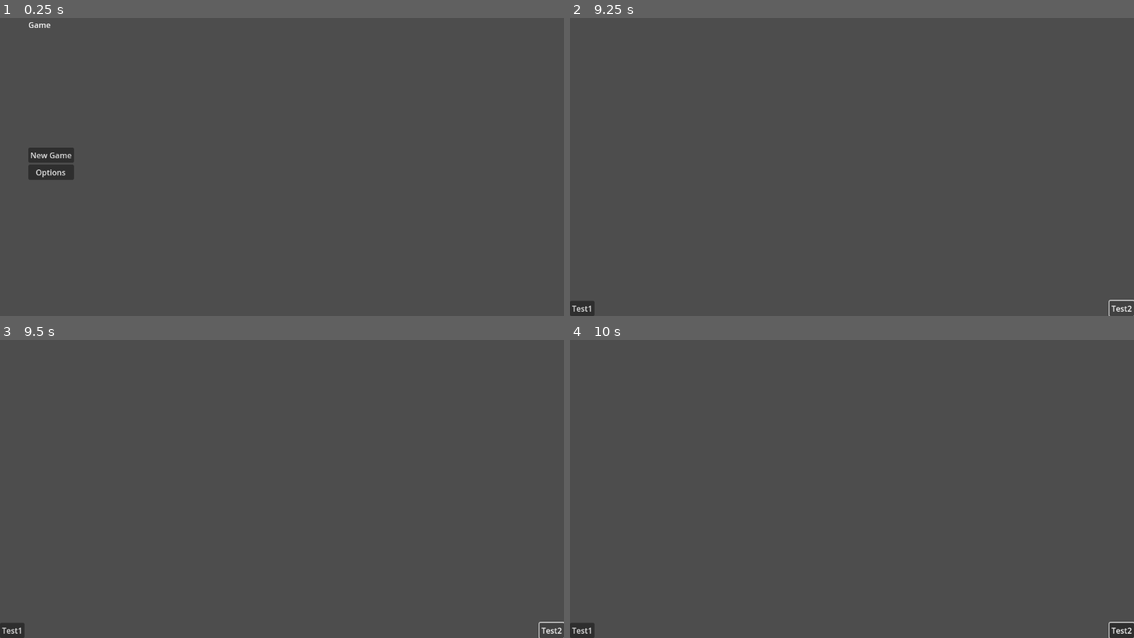
Above: before the commit, frames 1-4 (two rows, left to right).
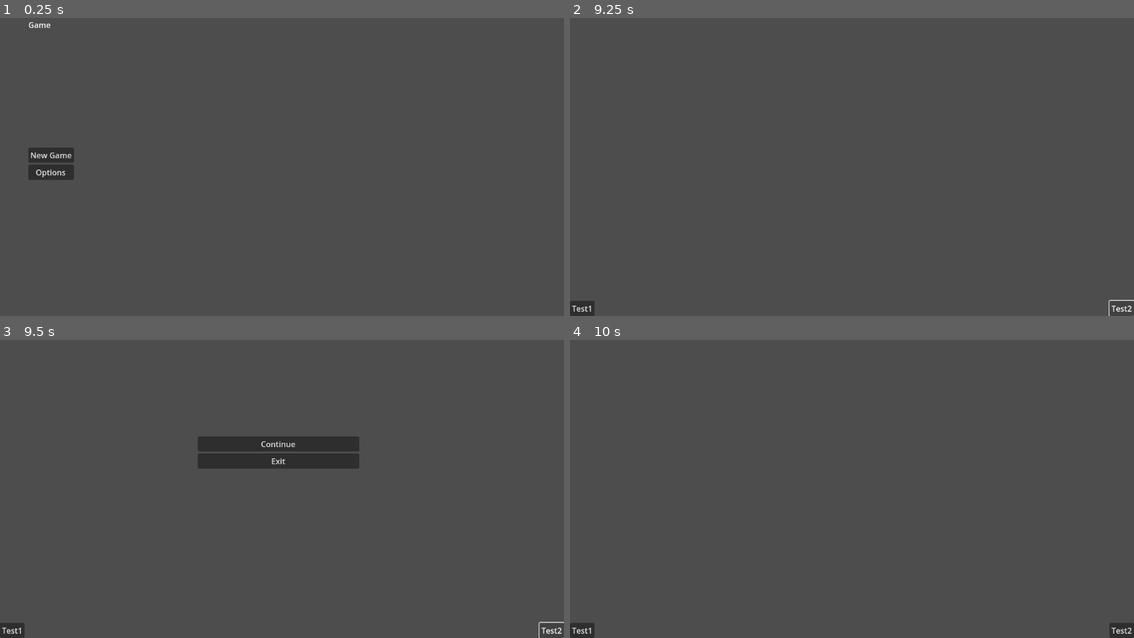
Above: after the commit, the same moments.

Repository: Dreiforce/DissGame
Game: Godot game, scene res://MainMenu.tscn
The game is run twice, just before and just after one commit, with the same random seed, the same clock (stepped at 60 frames per second) and the same inputs.
Inputs (mouse positions are in pixels of both pictures, inside the frame that each line leads up to):
- Up to frame 1 (0.25 s): no input
- Up to frame 2 (9.25 s): click "New Game" at 0.5 s; click "Test1" at 1.25 s; click "Test2" at 2 s; click "Test1" at 2.75 s; click "Test2" at 3.5 s; click "Test1" at 4.25 s; click "Test2" at 5 s; tap Enter at 5.75, 7.25, 8.75 s; tap Space at 6.5, 8 s
- Up to frame 3 (9.5 s): tap Escape (ui_cancel) at 9.4 s
- Up to frame 4 (10 s): click (846, 444) at 9.5 s, where only the run after the commit has a clickable "Continue"

Frames 1-2 are identical in both runs. In frame 3, 2.8% of the frame differs, in the area x 35-64%, y 32-44%; in frame 4, less than 0.1%.

Commit message:
Add pause menu

Diff:
--- /dev/null
+++ b/scenes/GameScene.gd
@@ -0,0 +1,20 @@
+extends Node2D
+
+@onready var pauseMenu = $CanvasLayer/PauseMenuGUI
+
+# Called when the node enters the scene tree for the first time.
+func _ready():
+	pauseMenu.exit_pressed.connect(exit_game)
+
+
+# Called every frame. 'delta' is the elapsed time since the previous frame.
+func _process(delta):
+	pass
+
+
+func _input(event):
+	if Input.is_action_pressed("ui_cancel"):
+		pauseMenu.pause()
+
+func exit_game():
+	get_tree().change_scene_to_file("res://MainMenu.tscn")
--- a/scenes/GameScene.tscn
+++ b/scenes/GameScene.tscn
@@ -1,11 +1,21 @@
-[gd_scene load_steps=2 format=3 uid="uid://diono4b2isc4j"]
+[gd_scene load_steps=4 format=3 uid="uid://diono4b2isc4j"]
 
+[ext_resource type="Script" path="res://scenes/GameScene.gd" id="1_3i13s"]
 [ext_resource type="PackedScene" uid="uid://c64mm3mkg4puu" path="res://scenes/GameGUI.tscn" id="1_gf2xx"]
+[ext_resource type="PackedScene" uid="uid://dtnb1a270xmko" path="res://scenes/PauseMenuGUI.tscn" id="3_rnc2s"]
 
 [node name="Base" type="Node2D"]
+script = ExtResource("1_3i13s")
 
 [node name="CanvasLayer" type="CanvasLayer" parent="."]
 
 [node name="GameGUI" parent="CanvasLayer" instance=ExtResource("1_gf2xx")]
 
+[node name="PauseMenuGUI" parent="CanvasLayer" instance=ExtResource("3_rnc2s")]
+visible = false
+offset_left = 404.0
+offset_top = 235.0
+offset_right = -418.0
+offset_bottom = -231.0
+
 [node name="MainNode" type="Node2D" parent="."]
--- /dev/null
+++ b/scenes/PauseMenuGUI.gd
@@ -0,0 +1,29 @@
+extends Control
+
+signal continue_pressed
+signal exit_pressed
+
+# Called when the node enters the scene tree for the first time.
+func _ready():
+	pass
+
+# Called every frame. 'delta' is the elapsed time since the previous frame.
+func _process(delta):
+	pass
+
+func _on_continue_pressed():
+	unpause()
+	continue_pressed.emit()
+
+
+func _on_exit_pressed():
+	unpause()
+	exit_pressed.emit()
+
+func pause():
+	show()
+	get_tree().paused = true
+
+func unpause():
+	hide()
+	get_tree().paused = false
--- /dev/null
+++ b/scenes/PauseMenuGUI.tscn
@@ -0,0 +1,37 @@
+[gd_scene load_steps=2 format=3 uid="uid://dtnb1a270xmko"]
+
+[ext_resource type="Script" path="res://scenes/PauseMenuGUI.gd" id="1_gtccy"]
+
+[node name="Control" type="Control"]
+process_mode = 2
+layout_mode = 3
+anchors_preset = 15
+anchor_right = 1.0
+anchor_bottom = 1.0
+offset_right = -822.0
+offset_bottom = -466.0
+grow_horizontal = 2
+grow_vertical = 2
+script = ExtResource("1_gtccy")
+
+[node name="MarginContainer" type="MarginContainer" parent="."]
+layout_mode = 1
+anchors_preset = 15
+anchor_right = 1.0
+anchor_bottom = 1.0
+grow_horizontal = 2
+grow_vertical = 2
+
+[node name="VBoxContainer" type="VBoxContainer" parent="MarginContainer"]
+layout_mode = 2
+
+[node name="Continue" type="Button" parent="MarginContainer/VBoxContainer"]
+layout_mode = 2
+text = "Continue"
+
+[node name="Exit" type="Button" parent="MarginContainer/VBoxContainer"]
+layout_mode = 2
+text = "Exit"
+
+[connection signal="pressed" from="MarginContainer/VBoxContainer/Continue" to="." method="_on_continue_pressed"]
+[connection signal="pressed" from="MarginContainer/VBoxContainer/Exit" to="." method="_on_exit_pressed"]
